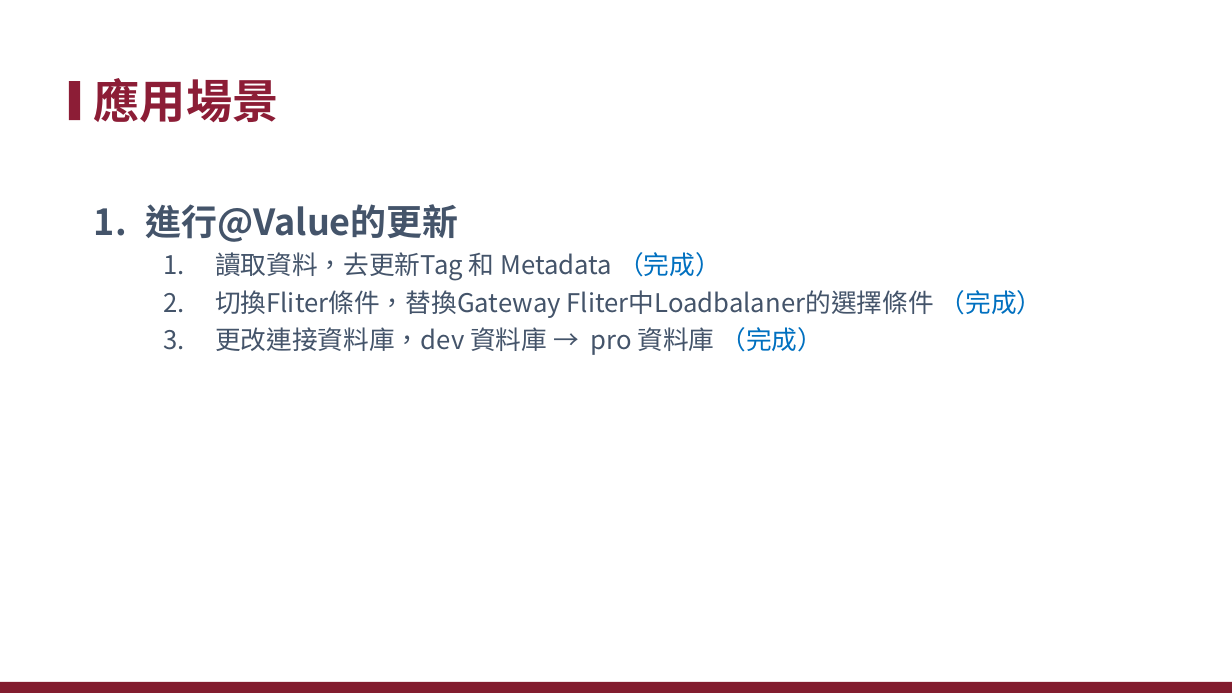
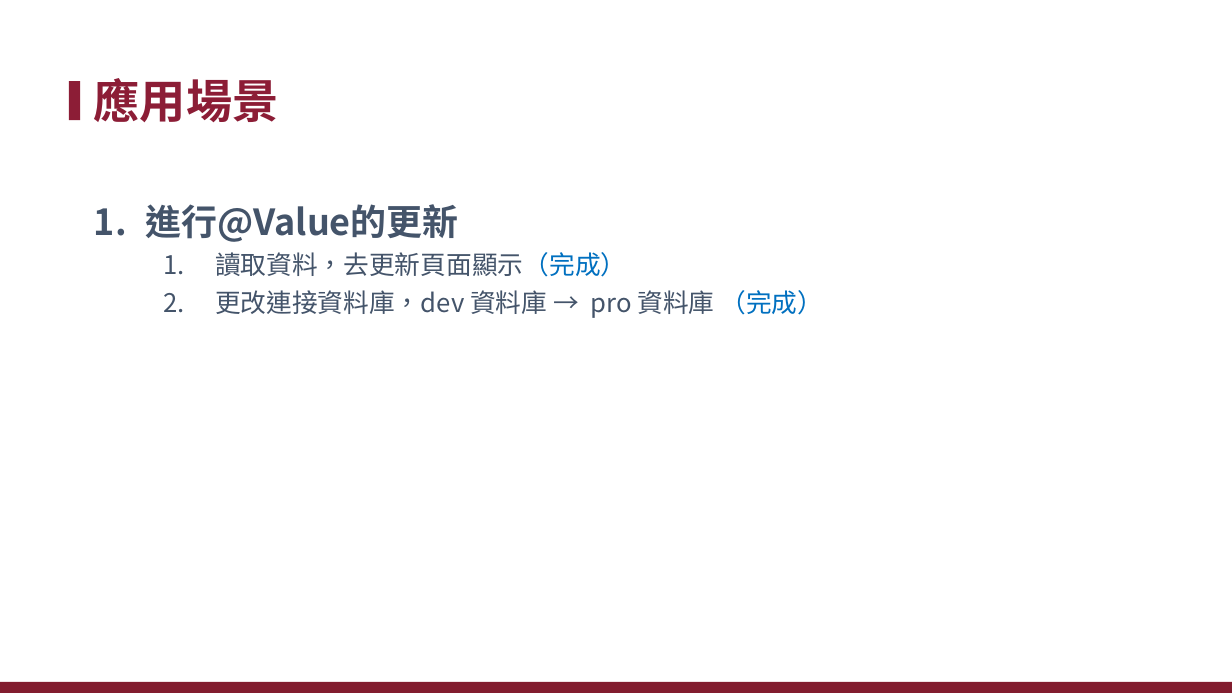
Before and after one commit to xiauchen/7__2020_3_10_PTT, a slide deck: slide 25 of Config.pptx (slide 29 before the commit). Drawn at 1232x693 pixels with LibreOffice and Linux fonts; fonts in the diff are those of the drawing; background and template pictures are left out. Boxes give left, top, right and bottom in pixels: in the first picture for what was removed or moved away, otherwise in the second. Text is boxed around its words. In the diff, an @@ line names an element or a change of style, - is before the commit and + after.

```diff
--- a/Config.pptx
+++ b/Config.pptx
@@ text at (215,252,626,277): text changed @@
-  1. 讀取資料，去更新Tag 和 Metadata （完成）
-  2. 切換Fliter條件，替換Gateway Fliter中Loadbalaner的選擇條件 （完成）
+  1. 讀取資料，去更新頁面顯示（完成）
```
Also in this commit, not shown: 18 other slides changed, 3 slides added, 9 slides removed, 11 other files.
